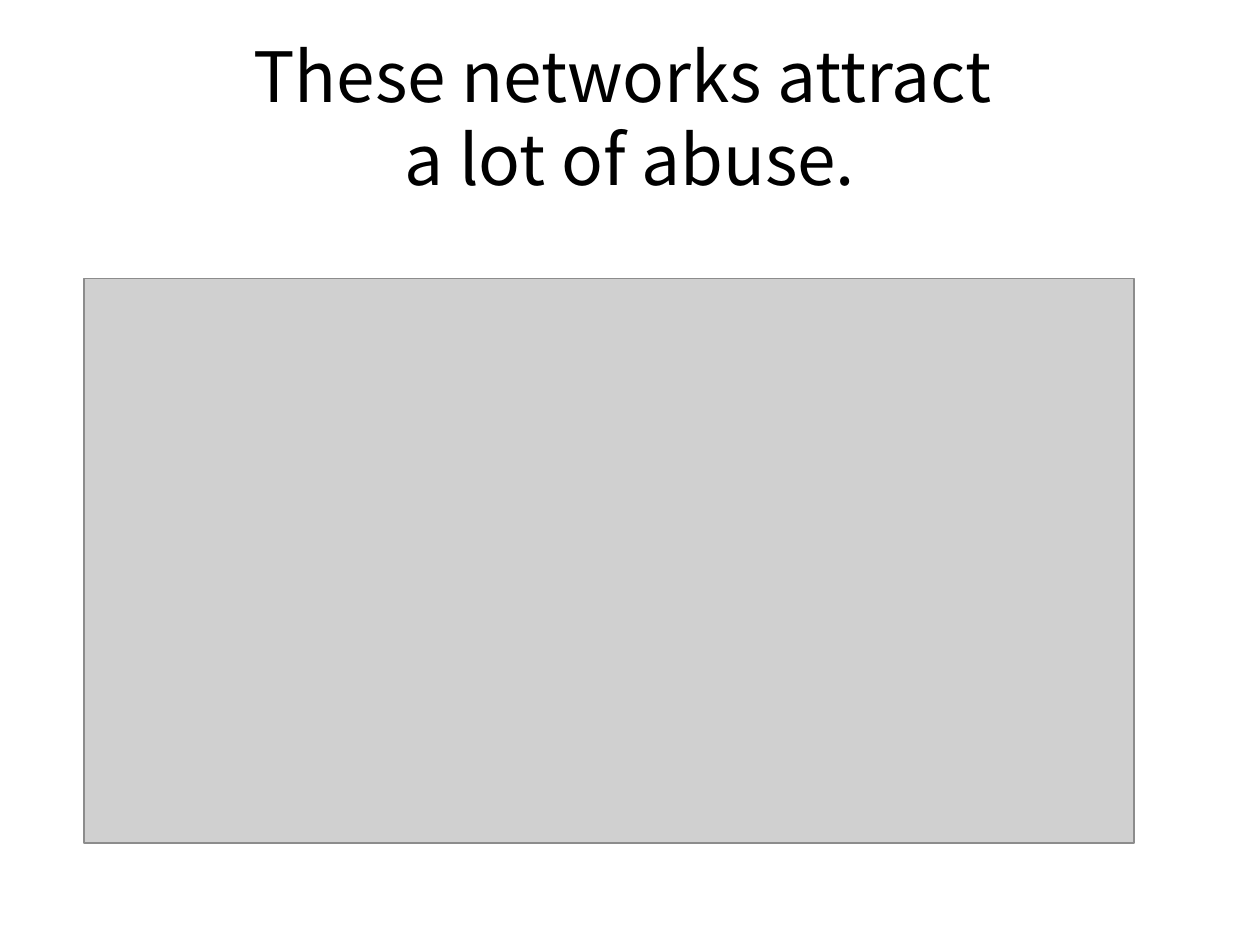
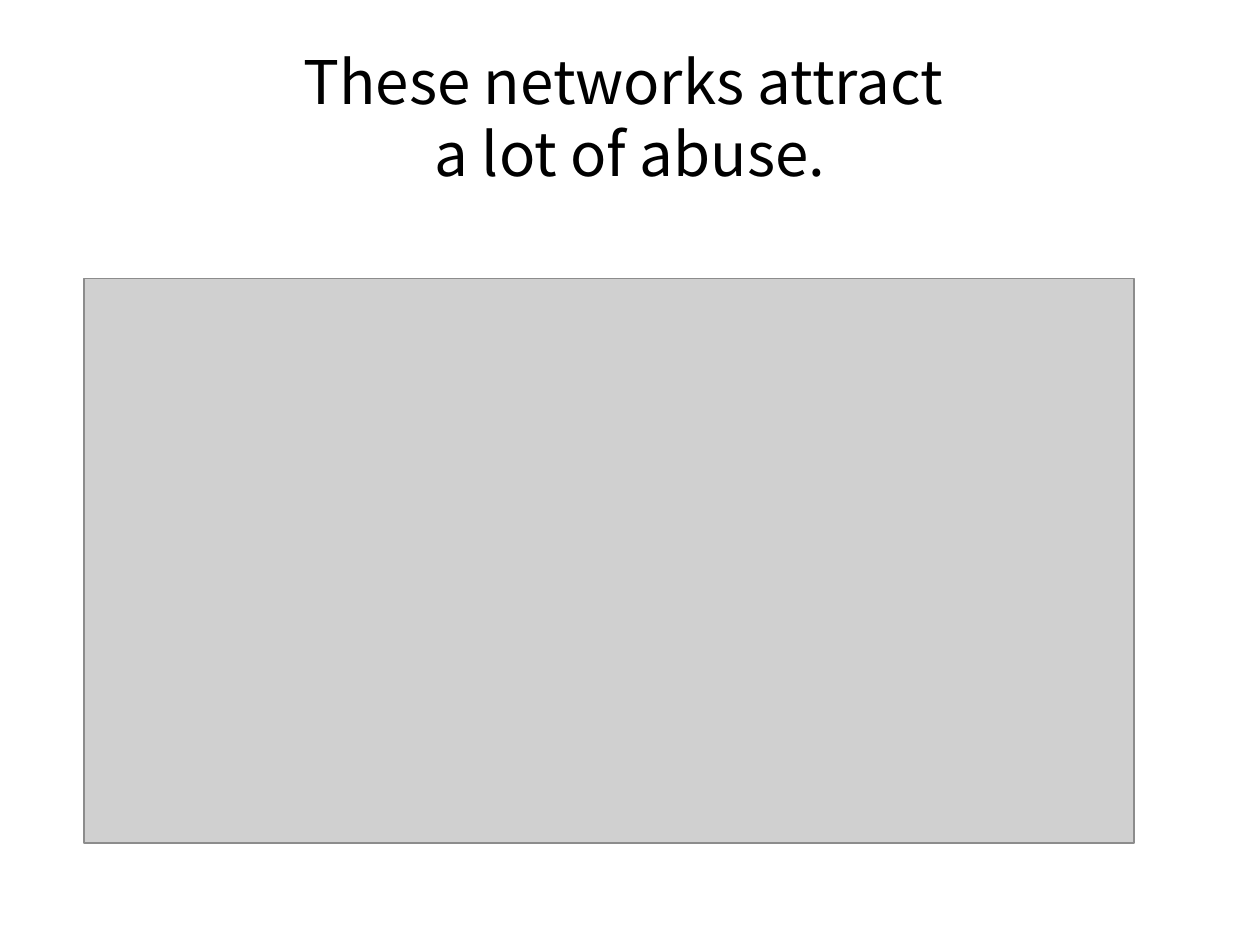
Before and after one commit to gfanti/anonymous-social-networks, a slide deck: slide 4 of presentation/presentation.pptx. Drawn at 1260x945 pixels with LibreOffice and Linux fonts; fonts in the diff are those of the drawing; grey boxes stand for pictures. Boxes give left, top, right and bottom in pixels: in the first picture for what was removed or moved away, otherwise in the second. Text is boxed around its words. In the diff, an @@ line names an element or a change of style, - is before the commit and + after.

```diff
--- a/presentation/presentation.pptx
+++ b/presentation/presentation.pptx
@@ title "These networks attract a lot ..." at box(303, 56, 943, 177): size 39.6 to 34.3 pt @@
```
Also in this commit, not shown: 9 other slides changed, 5 slides added, 2 slides removed.
